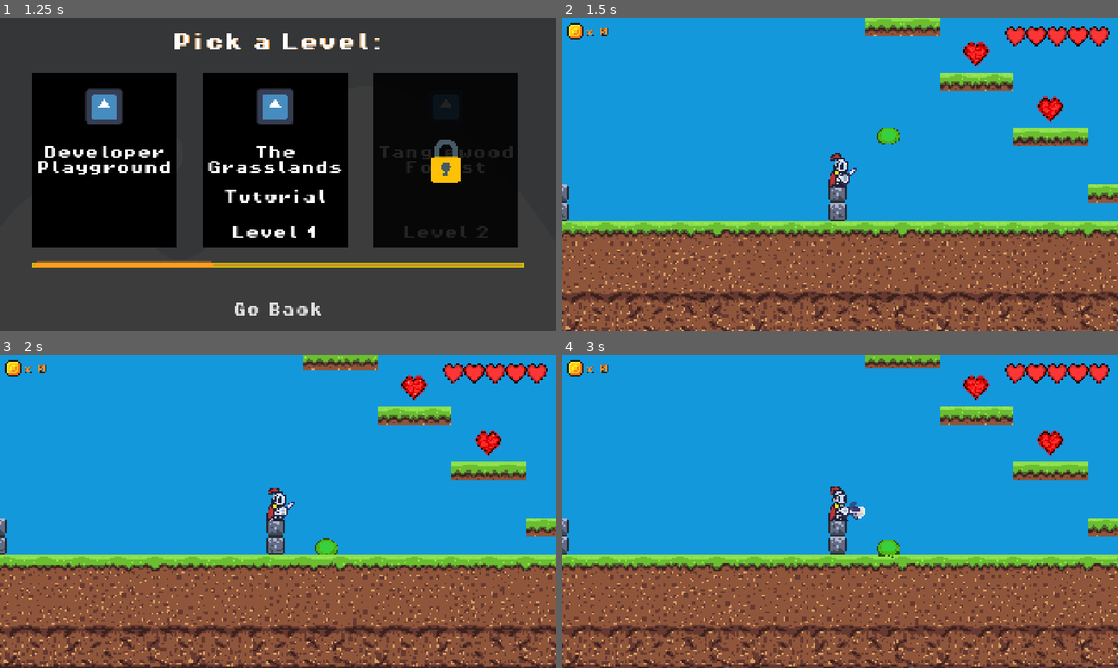
Above: before the commit, frames 1-4 (two rows, left to right).
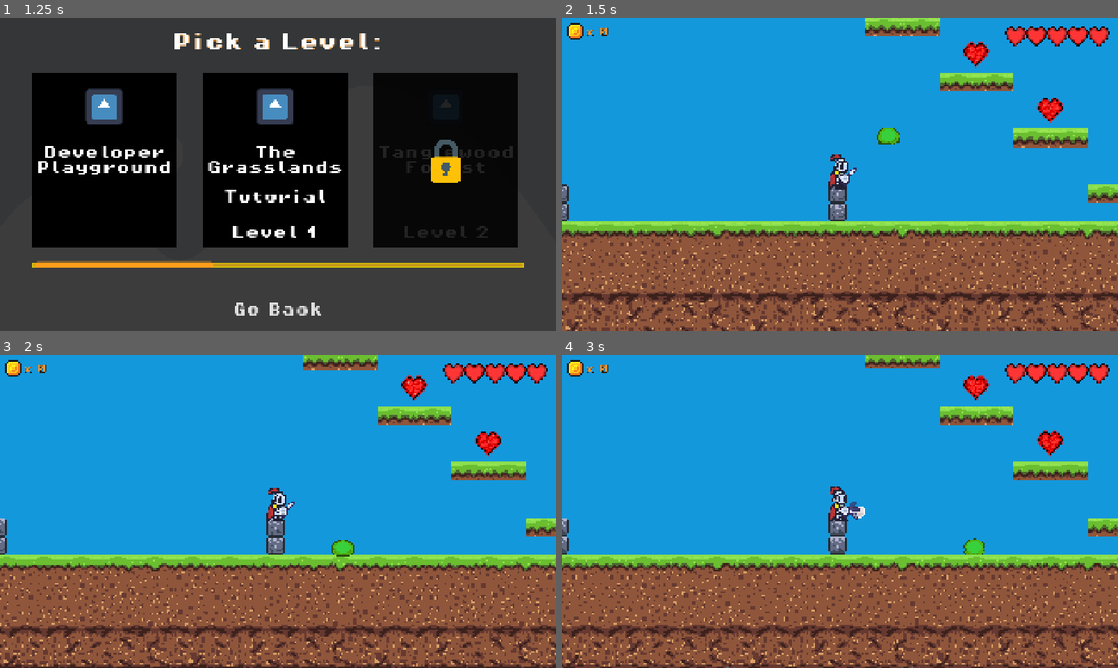
Above: after the commit, the same moments.

Repository: MarcusFDev/2d-action-rpg
Game: Godot game, scene res://scenes/ui/main_menu.tscn
Same seed, same stepped clock (60 frames per second), same inputs: the game is played once before the commit and once after it. The engine's default icon, where the game draws it, is replaced by a stand-in: a white triangle on a blue panel in a dark square.
Inputs (mouse positions are in pixels of both pictures, inside the frame that each line leads up to):
- Up to frame 1 (1.25 s): click "Play" at 0.5 s
- Up to frame 2 (1.5 s): click "Developer Playground" at 1.25 s
- Up to frame 3 (2 s): no input
- Up to frame 4 (3 s): tap Enter at 2 s; move the mouse to (962, 495) at 2.02 s; hold Up (ui_up) 2.03-2.75 s; click (962, 495) at 2.1 s; tap Space (jump) at 2.27 s; drag from (728, 527) to (973, 386) at 2.77 s

Frame 1 is identical in both runs. In frame 2, 4.5% of the frame differs, in the area x 0-100%, y 0-100%; in frame 3, 1.0%; in frame 4, 1.3%.

Commit message:
Change: Blackboard logic from components given to scripts.

Diff:
--- a/game/scripts/enemies/slime.gd
+++ b/game/scripts/enemies/slime.gd
@@ -116,6 +116,8 @@
 	state_machine.process_physics(delta)
 	move_and_slide()
 	ground_check_component.apply(delta)
+	var grounded: bool = ground_check_component.is_grounded
+	blackboard["is_grounded"] = grounded
 	direction_flip_component.apply(delta)
 
 func trigger_attack() -> void:
--- a/game/scripts/player/player.gd
+++ b/game/scripts/player/player.gd
@@ -118,9 +118,7 @@
 		return null
 
 func _fall_state() -> void:
-	fall_state.handle_physics = func(delta: float) -> State:
-		gravity_component.apply(delta)
-
+	fall_state.handle_physics = func(_delta: float) -> State:
 		var input_direction: float = InputManagerClass.get_movement_axis()
 		var target_speed: float = input_direction * move_state.move_speed
 		velocity.x = lerp(velocity.x, target_speed, 0.1)
--- a/game/scripts/states/generic_states/fall_state.gd
+++ b/game/scripts/states/generic_states/fall_state.gd
@@ -42,9 +42,13 @@
 func process_physics(_delta: float) -> State:
 	gravity_component.apply(_delta)
 	if use_behavior_tree:
+		var bb: Dictionary = parent.get_blackboard()
 		if parent.is_on_floor():
-			var bb: Dictionary = parent.get_blackboard()
 			bb["can_patrol"] = true
+			bb["is_grounded"] = true
+		else:
+			bb["can_patrol"] = false
+			bb["is_grounded"] = false
 
 	if use_parent_logic:
 		return handle_physics.call(_delta)
--- a/game/scripts/states/generic_states/idle_state.gd
+++ b/game/scripts/states/generic_states/idle_state.gd
@@ -35,7 +35,10 @@
 	enter_callback.call()
 
 	if use_behavior_tree:
+		var bb: Dictionary = parent.get_blackboard()
 		idle_timer_component.start()
+		bb["can_idle"] = true
+		bb["can_patrol"] = false
 
 	if enable_debug:
 		print(
@@ -55,11 +58,13 @@
 
 func process_frame(delta: float) -> State:
 	if use_behavior_tree:
+		var bb: Dictionary = parent.get_blackboard()
 		idle_timer_component.update(delta)
 
 		if not idle_timer_component.is_active:
-			var bb: Dictionary = parent.get_blackboard()
 			bb["hit_wall"] = false
+			bb["can_idle"] = true
+			bb["can_patrol"] = true
 
 	if use_parent_logic:
 		return handle_frame.call(delta)
--- a/game/scripts/states/generic_states/move_state.gd
+++ b/game/scripts/states/generic_states/move_state.gd
@@ -54,7 +54,7 @@
 	if use_behavior_tree:
 		idle_timer_component.update(delta)
 		var bb: Dictionary = parent.get_blackboard()
-		if bb and bb.has("move_direction"):
+		if bb:
 			direction = bb["move_direction"]
 
 	parent.velocity.x = direction * move_speed
@@ -67,13 +67,17 @@
 
 func process_frame(delta: float) -> State:
 	if use_behavior_tree:
-		edge_detector_component.apply(delta)
+		#edge_detector_component.apply(delta)
 		var move_dir : int = edge_detector_component.update(delta)
+		var bb : Dictionary = parent.get_blackboard()
 		if move_dir != 0:
 			direction = move_dir
-			var bb : Dictionary = parent.get_blackboard()
 			if bb:
 				bb["move_direction"] = direction
+				bb["hit_wall"] = true
+		else:
+			if bb:
+				bb["hit_wall"] = false
 
 	if use_parent_logic:
 		return handle_frame.call(delta)
